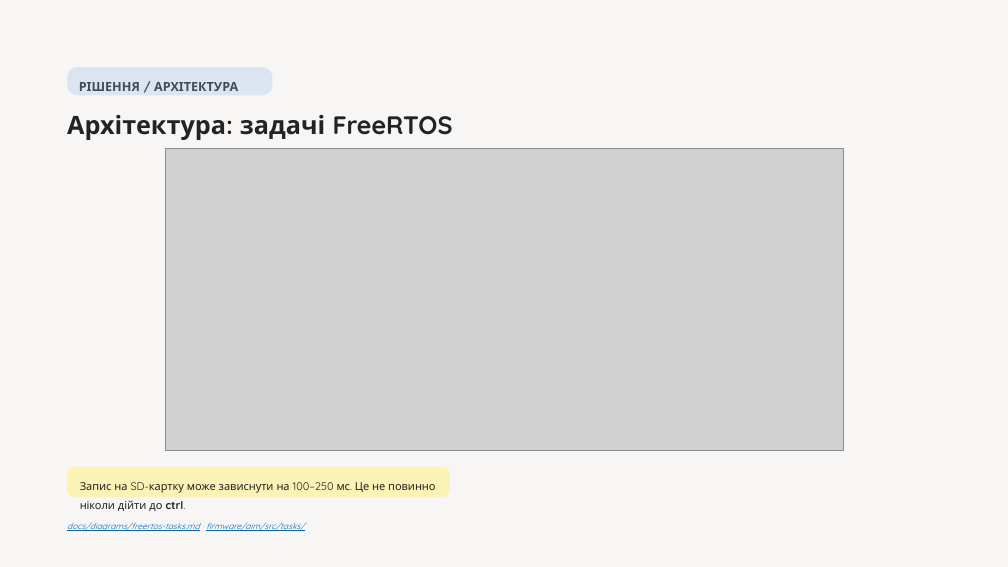
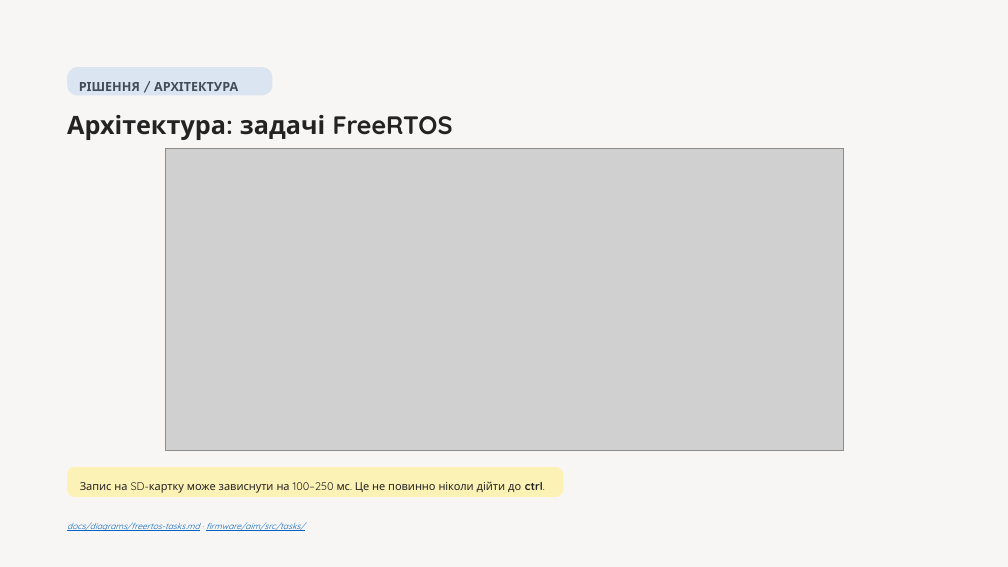
Before and after one commit to melnikvitaly/workshops, a slide deck: slide 5 of workshop-7-final_project/docs/assestment/presentation/Laser Gimbal with Camera Tracking on ESP32-S3.pptx. Drawn at 1008x567 pixels with LibreOffice and Linux fonts; fonts in the diff are those of the drawing; grey boxes stand for pictures. Boxes give left, top, right and bottom in pixels: in the first picture for what was removed or moved away, otherwise in the second. Text is boxed around its words. In the diff, an @@ line names an element or a change of style, - is before the commit and + after.

```diff
--- a/workshop-7-final_project/docs/assestment/presentation/Laser Gimbal with Camera Tracking on ESP32-S3.pptx
+++ b/workshop-7-final_project/docs/assestment/presentation/Laser Gimbal with Camera Tracking on ESP32-S3.pptx
@@ rounded rectangle: place and size @@
-rounded rectangle at (67, 467, 450, 498)
+rounded rectangle at (67, 467, 563, 498)
@@ text "Запис на SD-картку може зависнути ..." rewrapped from (80, 482, 435, 511) to (80, 481, 545, 493) @@
```
Also in this commit, not shown: 7 other slides changed, 8 other files.
